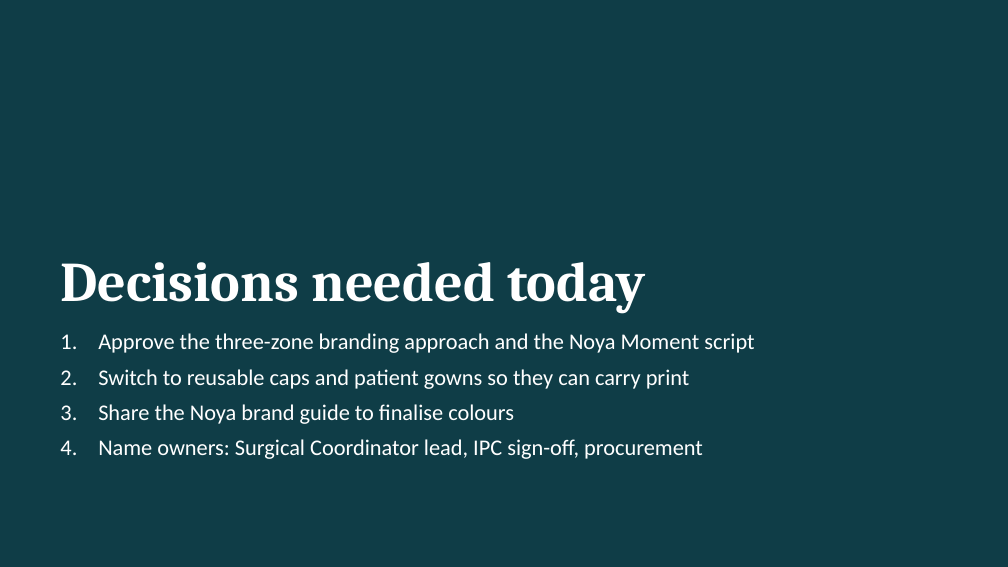
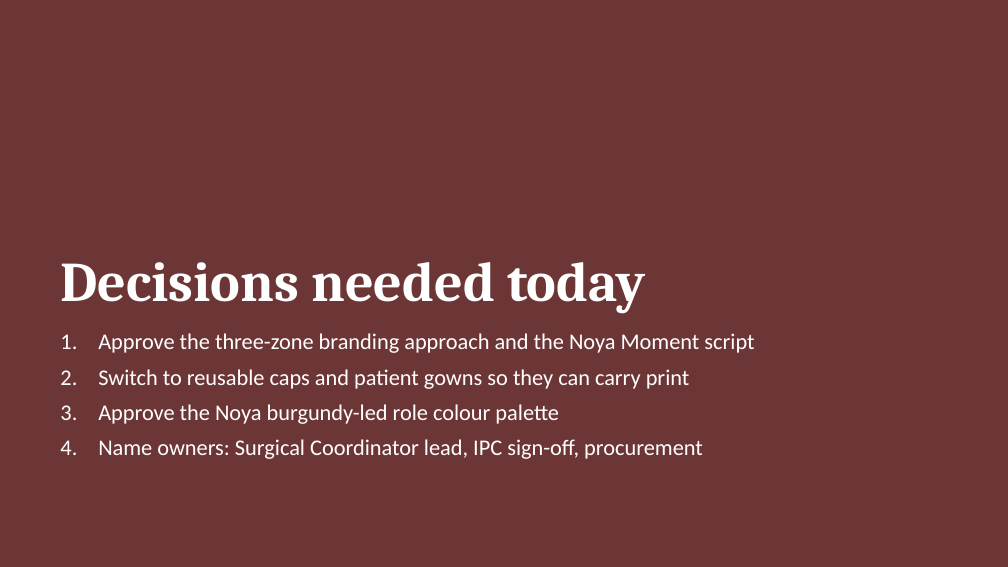
Before and after one commit to salmanhossam/Salads, a slide deck: slide 21 of noya-or-rooms/Noya_OR_Patient_Journey_and_Branding.pptx. Drawn at 1008x567 pixels with LibreOffice and Linux fonts; fonts in the diff are those of the drawing; background and template pictures are left out. Boxes give left, top, right and bottom in pixels: in the first picture for what was removed or moved away, otherwise in the second. Text is boxed around its words. In the diff, an @@ line names an element or a change of style, - is before the commit and + after.

```diff
--- a/noya-or-rooms/Noya_OR_Patient_Journey_and_Branding.pptx
+++ b/noya-or-rooms/Noya_OR_Patient_Journey_and_Branding.pptx
@@ background #0F3D47 to #6D3636 @@
@@ text at <box>98,404,559,424</box>: text changed @@
-3. Share the Noya brand guide to finalise colours
+3. Approve the Noya burgundy-led role colour palette
```
Also in this commit, not shown: 20 other slides changed, 4 other files.
